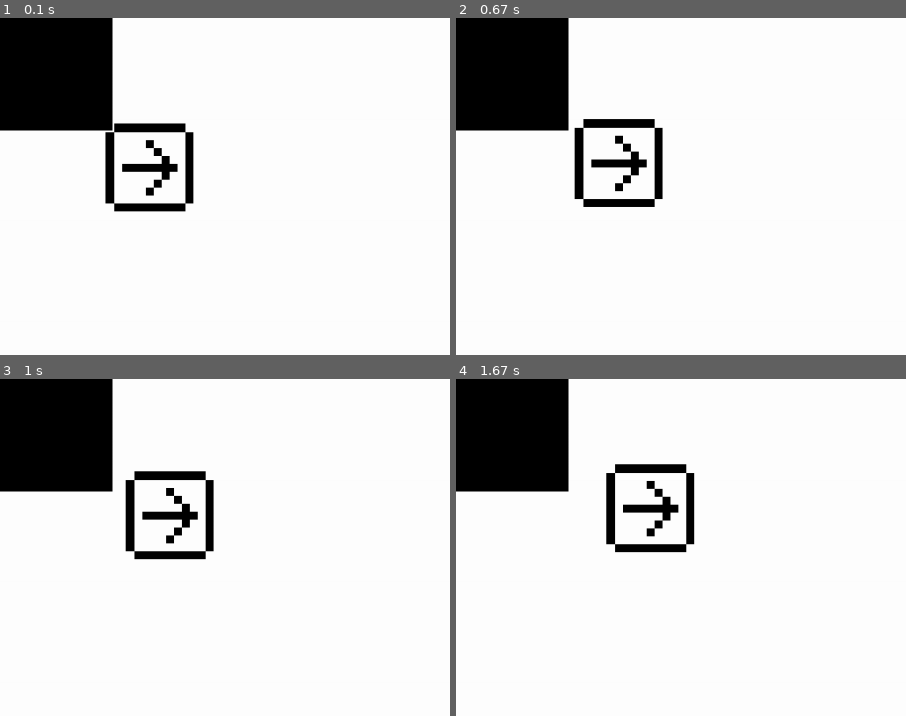
Above: before the commit, frames 1-4 (two rows, left to right).
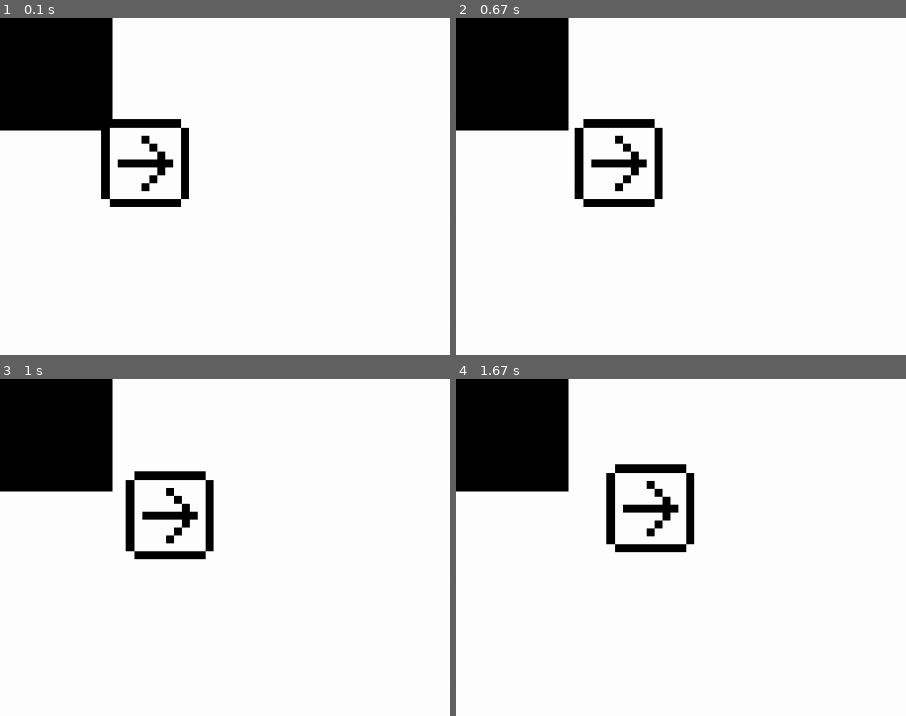
Above: after the commit, the same moments.

Repository: tydaeus/pygame-experimentation
Game: pygame game, started from experimentation.py
Same seed, same stepped clock (60 frames per second), same inputs: the game is played once before the commit and once after it.
Inputs:
- Up to frame 1 (0.1 s): no input
- Up to frame 2 (0.67 s): hold Right from 0.33 s (still down)
- Up to frame 3 (1 s): release Right at 0.8 s; hold Up from 0.83 s (still down)
- Up to frame 4 (1.67 s): release Up at 1.13 s; hold Right 1.17-1.63 s
The pictures show only the part of the screen within x 0-50%, y 0-50%; the shares and areas given below are measured in that part.

The runs differ from the first frame. In frame 1, 2.7% of the frame differs, in the area x 22-44%, y 29-58%; in frame 2, nothing differs; in frame 3, nothing differs; in frame 4, nothing differs.

Commit message:
simplify entity model manipulation

Diff:
--- a/entities.py
+++ b/entities.py
@@ -4,16 +4,43 @@
     """
     Represents an in-game entity.
 
-    Graphical representation is managed in viewsprite (view).
-    Functional representation is managed in modelsprite (model).
+    Graphical representation is managed in _viewsprite (view).
+    Functional representation is managed in _modelsprite (model).
     """
 
     def __init__(self):
-        self.viewsprite = None
-        self.modelsprite = None
+        self._viewsprite = None
+        self._modelsprite = None
 
     def update(self):
-        self.viewsprite.rect.center = gameenv.scalemodel(*self.modelsprite.rect.center)
+        self._viewsprite.rect.center = gameenv.scalemodel(*self.center)
+
+    @property
+    def center(self):
+        'The center of the model rect.'
+        return self._modelsprite.rect.center
+
+    @center.setter
+    def center(self, centerxy):
+        self._modelsprite.rect.center = centerxy
+
+    @property
+    def x(self):
+        'X-coordinate of model center.'
+        return self._modelsprite.rect.centerx
+
+    @x.setter
+    def x(self, value):
+        self._modelsprite.rect.centerx = value
+
+    @property
+    def y(self):
+        'Y-coordinate of model center.'
+        return self._modelsprite.rect.centery
+
+    @y.setter
+    def y(self, value):
+        self._modelsprite.rect.centery = value
 
 
 
@@ -27,13 +54,12 @@
     # set up player
     playerentity = Entity()
 
-    playerentity.viewsprite = sprites.TestSprite(entityviews)
-    playerentity.viewsprite.set_image_identifier('test')
-    playerentity.viewsprite.rect.topleft = 120, 120
+    playerentity._viewsprite = sprites.TestSprite(entityviews)
+    playerentity._viewsprite.set_image_identifier('test')
 
-    playerentity.modelsprite = sprites.TestSprite(entitymodels)
-    playerentity.modelsprite.rect.topleft = 1200, 1200
-    playerentity.modelsprite.entity = playerentity
+    playerentity._modelsprite = sprites.TestSprite(entitymodels)
+    playerentity.center = (1200, 1200)
+    playerentity._modelsprite.entity = playerentity
 
     def _playerupdate(self):
         vector = [0, 0]
@@ -49,14 +75,15 @@
 
         if vector != [0, 0]:
             self.rect.move_ip(vector[0], vector[1])
-            self.entity.update()
 
-    playerentity.modelsprite.update_strategy = _playerupdate
+        self.entity.update()
 
-    input.add_subscriber(lambda message: playerentity.modelsprite.input(message))
+    playerentity._modelsprite.update_strategy = _playerupdate
+
+    input.add_subscriber(lambda message: playerentity._modelsprite.input(message))
 
     # set up block
     blockentity = Entity()
-    blockentity.viewsprite = sprites.TestSprite(entityviews)
-    blockentity.viewsprite.set_image_identifier('block')
-    blockentity.viewsprite.rect.topleft = 500, 500
+    blockentity._viewsprite = sprites.TestSprite(entityviews)
+    blockentity._viewsprite.set_image_identifier('block')
+    blockentity._viewsprite.rect.topleft = 500, 500
